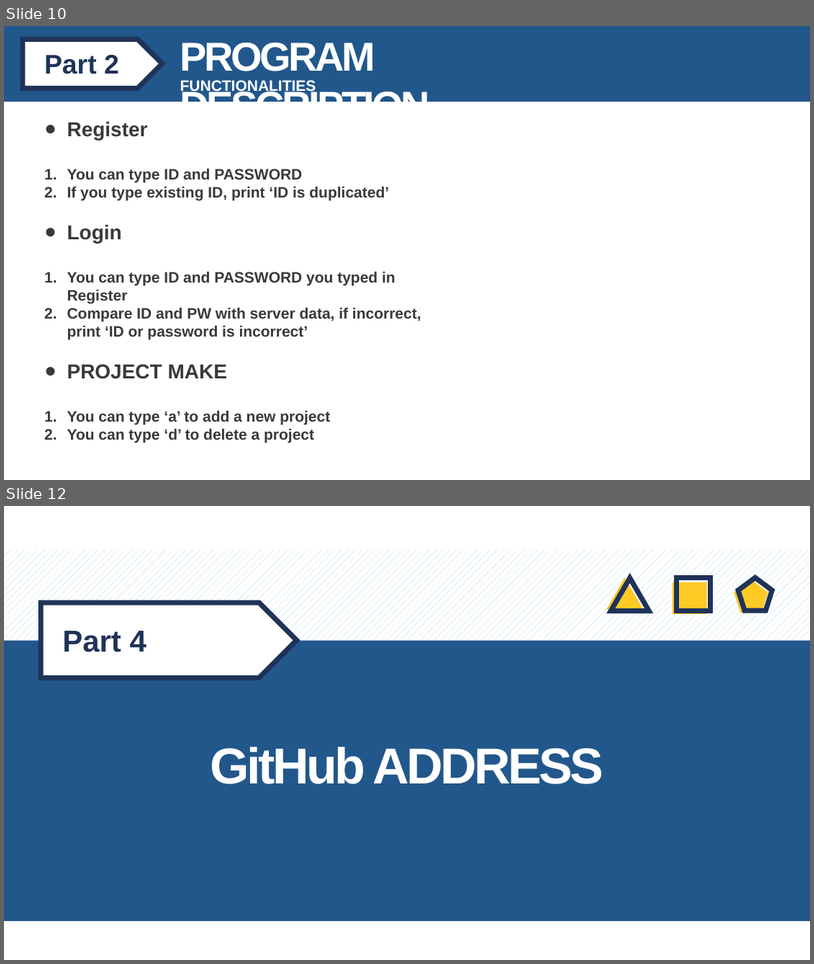
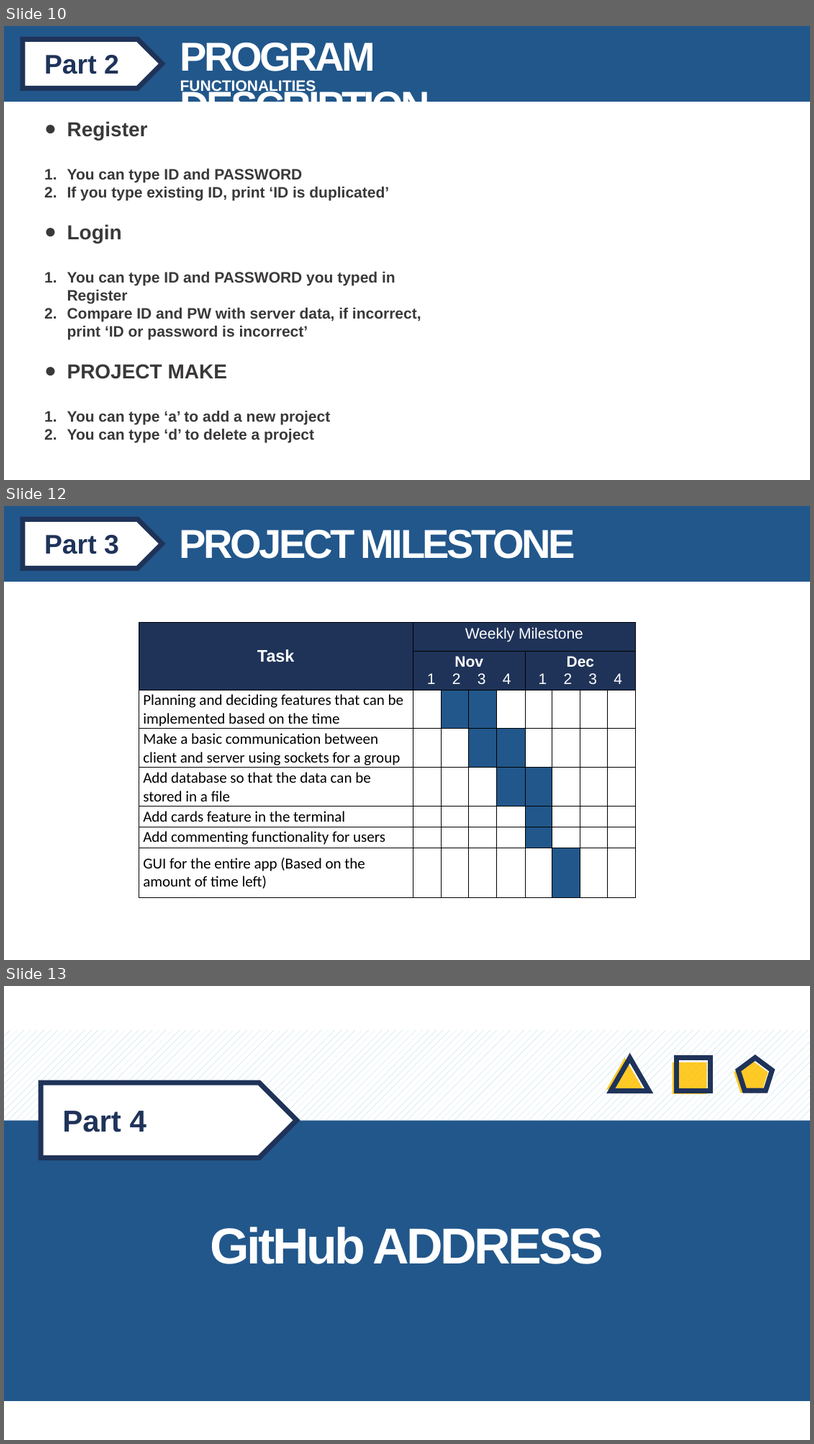
Before and after one commit to sysprogramming/sysproj, a slide deck: TEAM 11.pptx. Shown one above the other, each under a label of ours: slides 10 and 12 before the commit, slides 10, 12 and 13 after it; the slides between them are not shown. The pictures are 814x964 and 814x1444 pixels, drawn with LibreOffice and Linux fonts; fonts in the diff are those of the drawing. Boxes give left, top, right and bottom in pixels: in the first picture for what was removed or moved away, otherwise in the second. Text is boxed around its words. In the diff, an @@ line names an element or a change of style, - is before the commit and + after.

Commit message:
updated ppt

```diff
--- a/TEAM 11.pptx
+++ b/TEAM 11.pptx
@@ slide 12 added at (4, 506, 810, 960), background #FFFFFF @@
@@ rectangle added at (4, 506, 810, 582), fill #22578B @@
@@ pentagon arrow added at (23, 519, 162, 569), fill #FFFFFF, outline #1F3359 6 pt @@
@@ text added at (44, 535, 119, 554), 32 pt, text #1F3359, bold @@
+Part 3
@@ text added at (180, 530, 576, 559), 48 pt, text #FFFFFF, bold @@
+PROJECT MILESTONE
@@ table added at (139, 623, 636, 898), 8 rows, 9 columns @@
+Task | Weekly Milestone |  |  |  |  |  |  | 
+ | Nov / 1 2 3 4 |  |  |  | Dec / 1 2 3 4 |  |  | 
+Planning and deciding features that can be implemented based on the time |  |  |  |  |  |  |  | 
+Make a basic communication between client and server using sockets for a group |  |  |  |  |  |  |  | 
+Add database so that the data can be stored in a file |  |  |  |  |  |  |  | 
+Add cards feature in the terminal |  |  |  |  |  |  |  | 
+Add commenting functionality for users |  |  |  |  |  |  |  | 
+GUI for the entire app (Based on the amount of time left) |  |  |  |  |  |  |  | 
@@ what was slide 12 is now slide 13 @@
```
Also in this commit, not shown: 2 slides changed, 1 other slide added.
